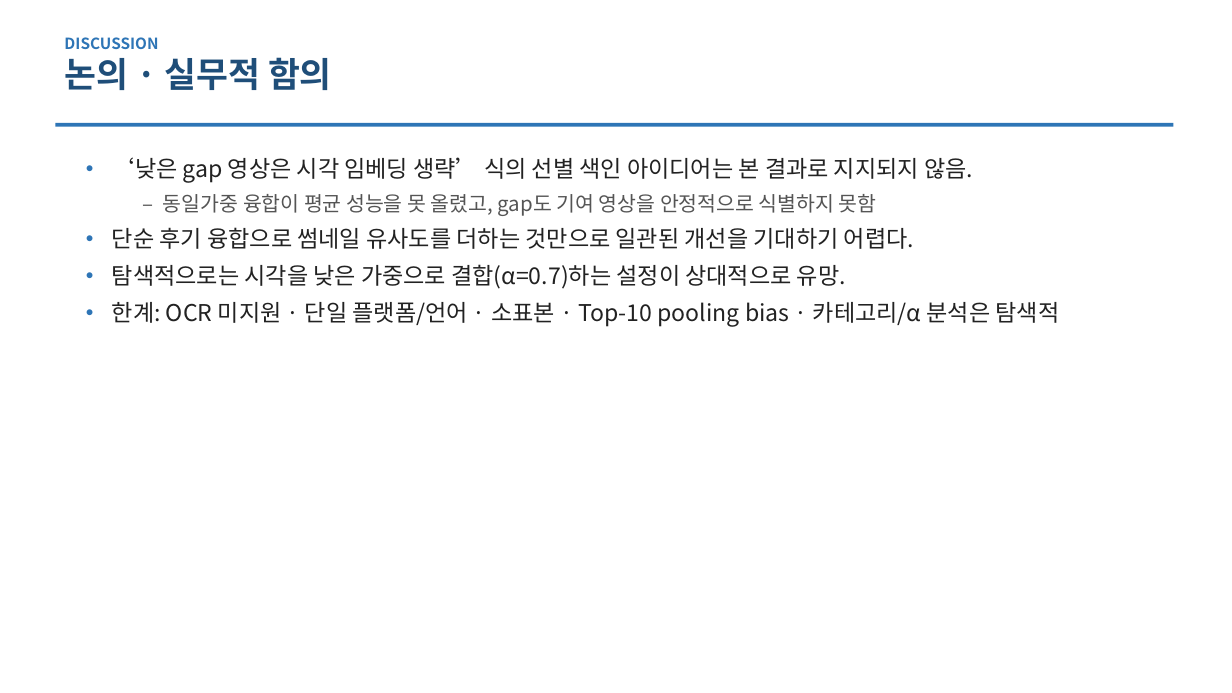
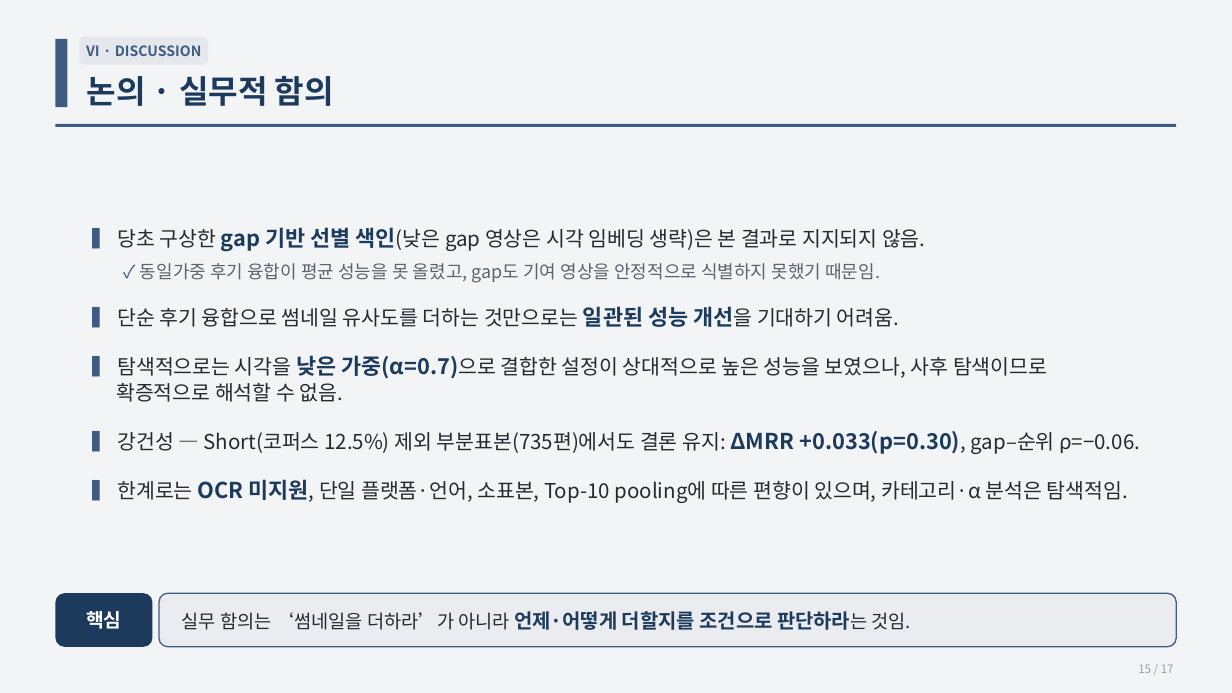
Before and after one commit to ThirdActiveDataExTech/thirdparty-metadata-ingestion, a slide deck: slide 15 of docs/research/P05_thumbnail_fusion/paper_KIICE_발표초안.pptx (slide 12 before the commit). Drawn at 1232x693 pixels with LibreOffice and Linux fonts; fonts in the diff are those of the drawing. Boxes give left, top, right and bottom in pixels: in the first picture for what was removed or moved away, otherwise in the second. Text is boxed around its words. In the diff, an @@ line names an element or a change of style, - is before the commit and + after.

```diff
--- a/docs/research/P05_thumbnail_fusion/paper_KIICE_발표초안.pptx
+++ b/docs/research/P05_thumbnail_fusion/paper_KIICE_발표초안.pptx
@@ background #FFFFFF to #F3F4F6 @@
@@ rectangle added at (55, 39, 67, 107), fill #3E5C82 @@
@@ text at (64, 37, 158, 49): paragraph removed @@
-DISCUSSION
@@ rounded rectangle added at (79, 37, 208, 65), fill #E4E7EC, 11 pt, text #3E5C82, bold @@
+Ⅵ · DISCUSSION
@@ text "논의 · 실무적 함의": place and size @@
-text "논의 · 실무적 함의" at (64, 37, 332, 90)
+text "논의 · 실무적 함의" at (87, 76, 334, 106)
@@ text "논의 · 실무적 함의" at (87, 76, 334, 106): size 27 to 25 pt, text colour #1F4E79 to #1B3A5C @@
@@ rectangle at (55, 124, 1177, 127): fill #2E75B6 to #3E5C82 @@
@@ text "▍ 당초 구상한 gap 기반 ..." at (116, 227, 1140, 503): vertical alignment top to middle @@
@@ text at (116, 227, 1140, 503): text changed; size 18 to 16 pt; text colour #222222 to #252A30 @@
-• ‘낮은 gap 영상은 시각 임베딩 생략’ 식의 선별 색인 아이디어는 본 결과로 지지되지 않음.
-  – 동일가중 융합이 평균 성능을 못 올렸고, gap도 기여 영상을 안정적으로 식별하지 못함
-• 단순 후기 융합으로 썸네일 유사도를 더하는 것만으로 일관된 개선을 기대하기 어렵다.
-• 탐색적으로는 시각을 낮은 가중으로 결합(α=0.7)하는 설정이 상대적으로 유망.
-• 한계: OCR 미지원 · 단일 플랫폼/언어 · 소표본 · Top-10 pooling bias · 카테고리/α 분석은 탐색적
+▍ 당초 구상한 gap 기반 선별 색인(낮은 gap 영상은 시각 임베딩 생략)은 본 결과로 지지되지 않음.
+✓ 동일가중 후기 융합이 평균 성능을 못 올렸고, gap도 기여 영상을 안정적으로 식별하지 못했기 때문임.
+▍ 단순 후기 융합으로 썸네일 유사도를 더하는 것만으로는 일관된 성능 개선을 기대하기 어려움.
+▍ 탐색적으로는 시각을 낮은 가중(α=0.7)으로 결합한 설정이 상대적으로 높은 성능을 보였으나, 사후 탐색이므로 확증적으로 해석할 수 없음.
+▍ 강건성 — Short(코퍼스 12.5%) 제외 부분표본(735편)에서도 결론 유지: ΔMRR +0.033(p=0.30), gap–순위 ρ=−0.06.
+▍ 한계로는 OCR 미지원, 단일 플랫폼·언어, 소표본, Top‑10 pooling에 따른 편향이 있으며, 카테고리·α 분석은 탐색적임.
@@ rounded rectangle added at (55, 593, 152, 647), fill #1B3A5C, 15 pt, text #FFFFFF, bold @@
+핵심
@@ rounded rectangle added at (159, 593, 1177, 647), fill #EAECF0, outline #3E5C82 1 pt, 14.5 pt, text #252A30 @@
+실무 함의는 ‘썸네일을 더하라’가 아니라 언제·어떻게 더할지를 조건으로 판단하라는 것임.
@@ text added at (1138, 664, 1174, 673), 9 pt, text #97A0AB @@
+15 / 17
```
Also in this commit, not shown: 11 other slides changed, 6 slides added, 2 slides removed, 22 other files.
